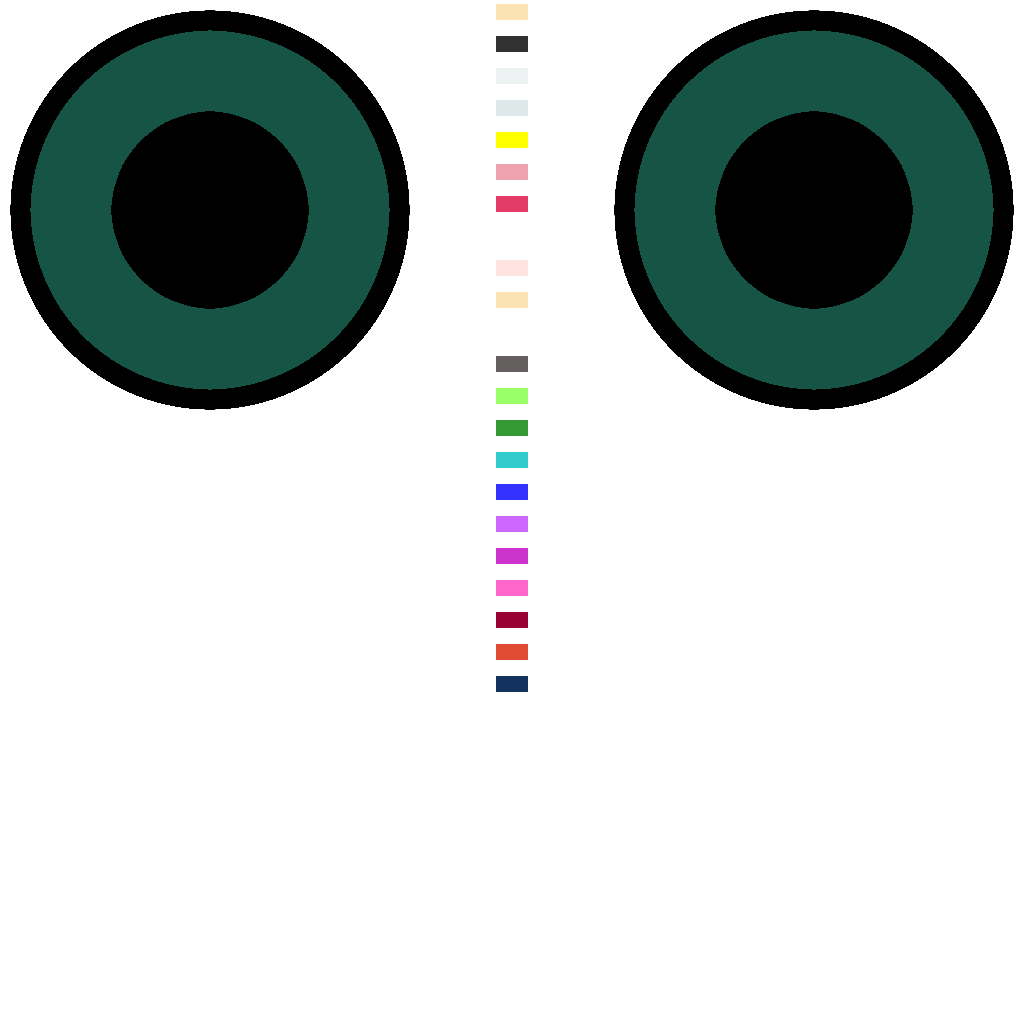
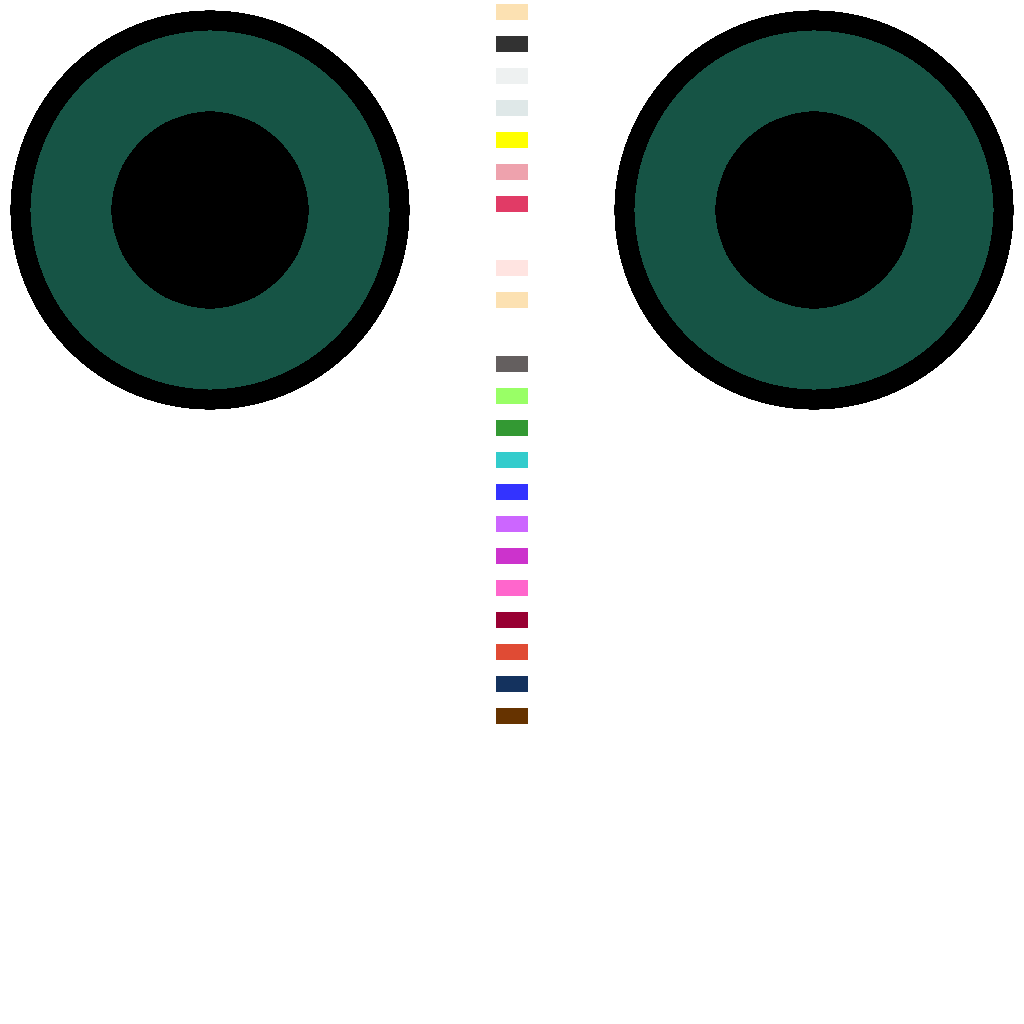
The second 1024×1024 image is a revision of the first. Changes to its layers:
painted on "NewColor" over <box>496,708,528,724</box>
